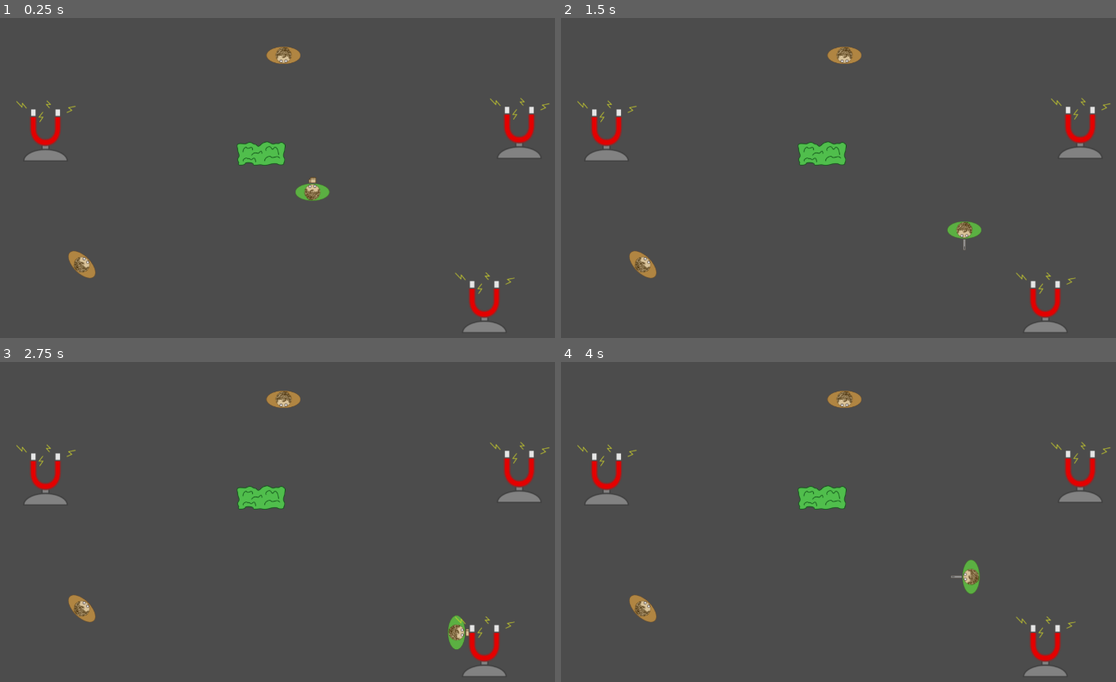
Above: before the commit, frames 1-4 (two rows, left to right).
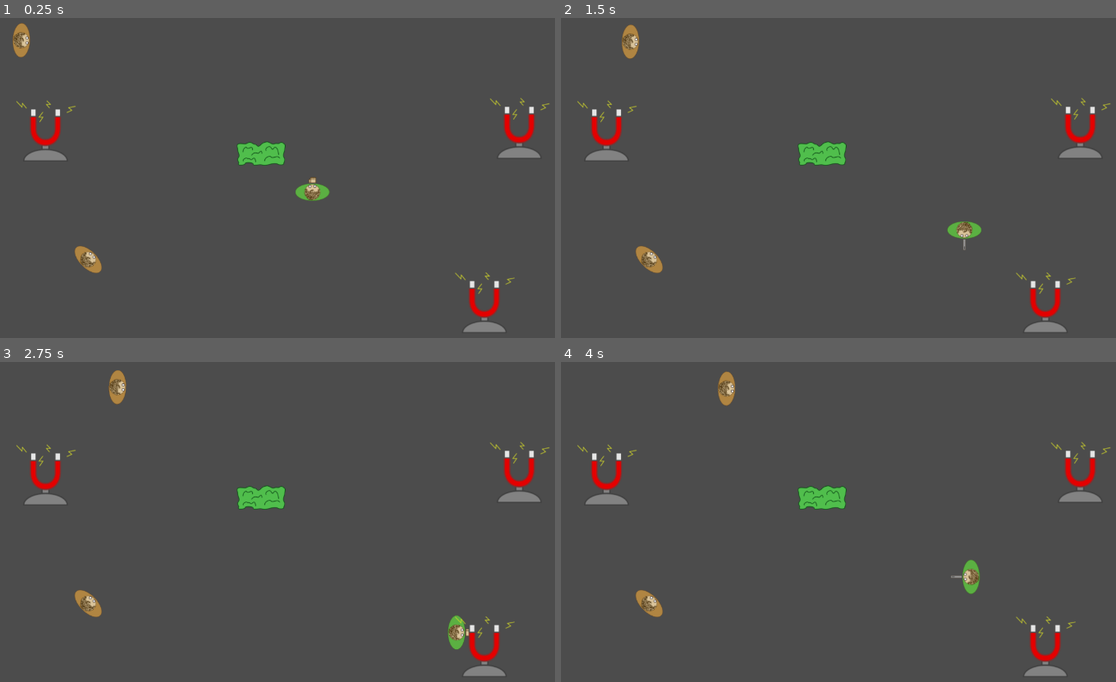
Above: after the commit, the same moments.

Repository: lmbarros/LD40-MetalFear
Game: Godot game, scene res://scenes/mainScene.tscn
Same seed, same stepped clock (60 frames per second), same inputs: the game is played once before the commit and once after it.
Inputs:
- Up to frame 1 (0.25 s): no input
- Up to frame 2 (1.5 s): hold Right (ui_right) 0.53-1.28 s; tap Ctrl (attack) at 0.6 s; hold Down (ui_down) from 1.28 s (still down); tap E (next_weapon) at 1.35 s
- Up to frame 3 (2.75 s): release Down (ui_down) at 2.03 s; hold Right (ui_right) from 2.03 s (still down); tap Page Down (prev_weapon) at 2.1 s
- Up to frame 4 (4 s): release Right (ui_right) at 2.78 s; hold Up (ui_up) 2.78-3.53 s; tap Ctrl (attack) at 2.85 s; hold Left (ui_left) from 3.53 s (still down); tap E (next_weapon) at 3.6 s

The runs differ from the first frame. In frame 1, 0.9% of the frame differs, in the area x 2-55%, y 1-82%; in frame 2, 0.9%; in frame 3, 0.9%, in the area x 12-55%, y 2-82%; in frame 4, 0.9%.

Commit message:
Henchmen can patrol along a path

Diff:
--- a/src/scenes/foes/henchman.gd
+++ b/src/scenes/foes/henchman.gd
@@ -1,8 +1,29 @@
 extends KinematicBody2D
 
+# If this close, we are there
+const patrolArrivalDistance = 10
+
 export var health = 50.0
+export var speed = 150.0
 
 var isDying = false
+var patrol = null
+
+var patrolIndex = -1
+var patrolTargetPoint = null
+
+func _ready():
+	patrol = $patrol
+	nextPatrolPoint()
+
+func nextPatrolPoint():
+	if patrol == null || patrol.get_child_count() == 0:
+		return
+
+	patrolIndex += 1
+	if patrolIndex >= patrol.get_child_count():
+		patrolIndex = 0
+	patrolTargetPoint = patrol.get_child(patrolIndex).position
 
 func hit(weapon):
 	if isDying:
@@ -18,3 +39,17 @@
 		queue_free()
 	else:
 		$anim.play("hit")
+
+func _process(delta):
+	if isDying:
+		return
+
+	if patrol == null:
+		return
+
+	if position.distance_to(patrolTargetPoint) < patrolArrivalDistance:
+		nextPatrolPoint()
+
+	var velocity = (patrolTargetPoint - position).normalized() * speed * 0.5
+	move_and_slide(velocity)
+	rotation = velocity.angle() + PI/2
--- a/src/scenes/mainScene.gd
+++ b/src/scenes/mainScene.gd
@@ -10,11 +10,6 @@
 	Player.connect("hitWithFirearm", self, "somethingWasHit")
 	Player.connect("hitWithMelee", self, "somethingWasHit")
 
-#func _process(delta):
-#	# Called every frame. Delta is time since last frame.
-#	# Update game logic here.
-#	pass
-
 func somethingWasHit(what, where, weapon):
 	print("Something was hit: " + what.get_name())
 	var fx = gunHitFx.instance()
--- a/src/scenes/mainScene.tscn
+++ b/src/scenes/mainScene.tscn
@@ -11,13 +11,41 @@
 
 [node name="henchman1" parent="." instance=ExtResource( 2 )]
 
-position = Vector2( 631, 108 )
+position = Vector2( 101.266, 78.0844 )
 rotation = 3.14159
+speed = 150.0
+
+[node name="patrol" type="Node" parent="henchman1"]
+
+[node name="p1" type="Position2D" parent="henchman1/patrol"]
+
+position = Vector2( 102.493, 81.6468 )
+
+[node name="p2" type="Position2D" parent="henchman1/patrol"]
+
+position = Vector2( 1193.66, 110.681 )
+
+[node name="p3" type="Position2D" parent="henchman1/patrol"]
+
+position = Vector2( 1210.69, 452.722 )
+
+[node name="p4" type="Position2D" parent="henchman1/patrol"]
+
+position = Vector2( 617.914, 494.852 )
+
+[node name="p5" type="Position2D" parent="henchman1/patrol"]
+
+position = Vector2( 594.962, 660.279 )
+
+[node name="p6" type="Position2D" parent="henchman1/patrol"]
+
+position = Vector2( 40.7093, 370.281 )
 
 [node name="henchman2" parent="." instance=ExtResource( 2 )]
 
-position = Vector2( 238, 516 )
+position = Vector2( 250.277, 506.178 )
 rotation = 0.785398
+speed = 150.0
 
 [node name="magnet" parent="." instance=ExtResource( 3 )]
 
